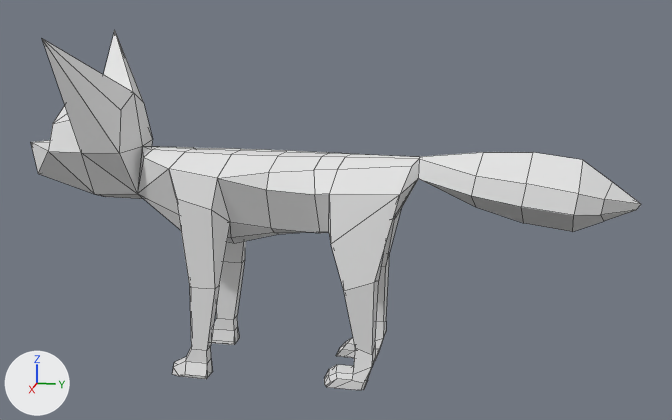
A saved change to the FBX model Assets/Mesh/FoxLowPoly.fbx.
One viewpoint serves both versions: a 50 mm camera at (4.2, 1.03, 1.44) aimed at (-0.01, 0.19, 0.39). The axes (+X, +Y, +Z) are drawn at lower left. The lights are the same throughout. Mesh edges are drawn as thin lines. Where no turn or scale is listed for an object, it has been applied to the vertices.

Objects in the first picture: 'FoxLowpoly'.
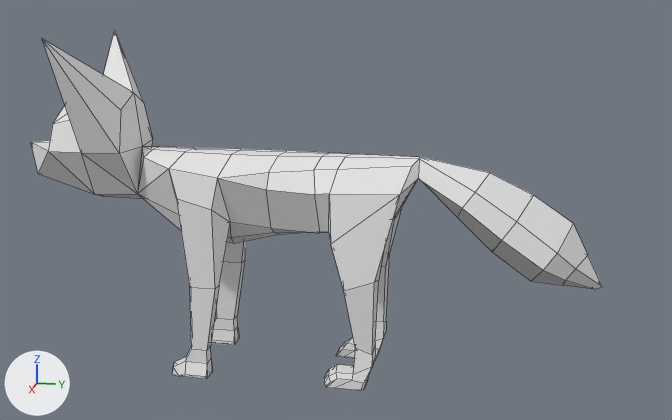
Commit message: +Fox Fix

The change in detail:
me_cube_003 has 273 vertices, 304 faces and spans x -0.38..0.38, y -1.25..1.67, z -0.01..1.59.
me_cube_003 is used by ob_foxlowpoly; location (0.0, -0.106, -0.397).
me_cube_003 part 1: all 26 vertices in x -0.22..0.22, y 0.94..1.67, z 0.74..1.1 are turned -27.4 degrees about the x axis through their middle, then moved by (0.0, -0.08, -0.23).

Changed parts and their boxes (x1, y1, x2, y2) in the pictures (672 x 420 px; the box of a moved part takes in the faces that stretch with it):
'FoxLowpoly', reshaped (6% narrower): before (31, 30, 641, 390); after (31, 30, 602, 390)
part 1 of me_cube_003, moved or reshaped: before (418, 152, 641, 232); after (418, 157, 602, 289)
